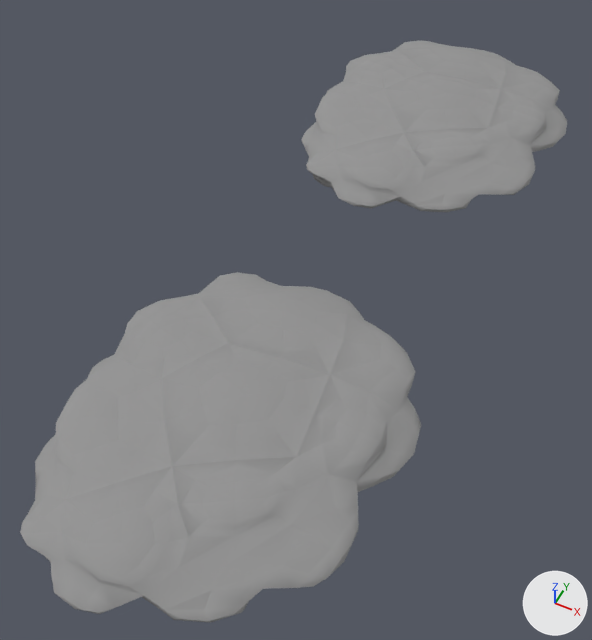
One commit to the glTF model public/models/Level1.glb: the scene before it, then after it.
The view is the same before and after, from a 50 mm camera at (185.0, -255.0, 465.0) aimed at (-24.0, 161.0, -55.0). The lights are fixed; the arrows at lower right show +X, +Y and +Z. Where no turn or scale is listed for an object, it has been applied to the vertices.

In view in the first picture: 'cloud', 'cloud.001'.
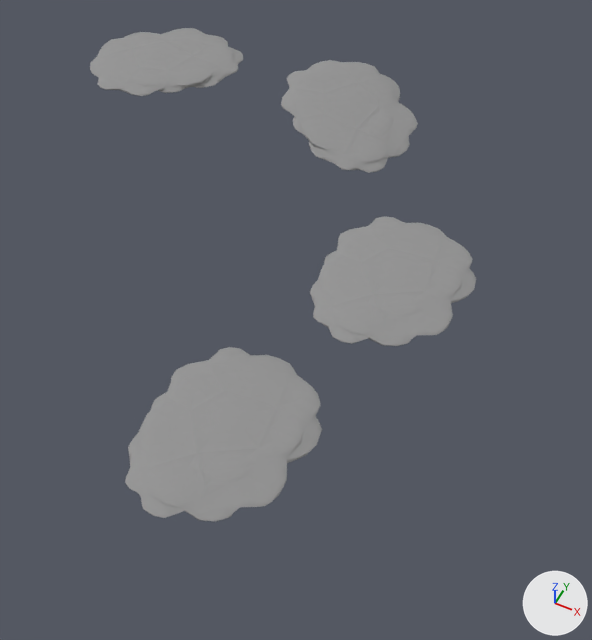
Commit message: plus de nuage

Diff of the bpy script that builds the scene:
```diff
--- a/public/models/Level1.glb.py
+++ b/public/models/Level1.glb.py
@@ mat_default_004 @@
+mat_default_004 = principled_material('%%%DEFAULT.004')
+mat_default_004.base_color = (0.3, 0.3, 0.3)  # grey #959595
+mat_default_004.roughness = 1.0
@@ mat_default_003 @@
+mat_default_003 = principled_material('%%%DEFAULT.003')
+mat_default_003.base_color = (0.3, 0.3, 0.3)  # grey #959595
+mat_default_003.roughness = 1.0
@@ me_cloud_004 @@
+me_cloud_004.from_pydata(...)  # 562 vertices, 1120 faces; spans x -75.1..61.0, y -65.5..71.7, z -13.0..14.6
+me_cloud_004.materials.append(mat_default_004)  # grey #959595
@@ me_cloud_003 @@
+me_cloud_003.from_pydata(...)  # 562 vertices, 1120 faces; spans x -57.0..60.7, y -70.1..78.3, z -4.0..6.7
+me_cloud_003.materials.append(mat_default_003)  # grey #959595
@@ ob_cloud @@
 ob_cloud = bpy.data.objects.new('cloud', me_cloud)
-ob_cloud.location = (0.0, 400.0, 0.0)
+ob_cloud.location = (0.0, 0.0, 0.0)
+ob_cloud.scale = (0.5, 0.5, 0.3)
@@ ob_cloud_001 @@
 ob_cloud_001 = bpy.data.objects.new('cloud.001', me_cloud_001)
-ob_cloud_001.location = (0.0, 0.0, 0.0)
+ob_cloud_001.location = (-250.0, 340.0, 35.0)
+ob_cloud_001.rotation_euler = (0.0, 0.0, 2.269)  # degrees (0, 0, 130)
+ob_cloud_001.scale = (0.5, 0.5, 0.3)
@@ ob_cloud_003 @@
+ob_cloud_003 = bpy.data.objects.new('cloud.003', me_cloud_004)
+ob_cloud_003.location = (-60.0, 350.0, 22.0)
@@ ob_cloud_002 @@
+ob_cloud_002 = bpy.data.objects.new('cloud.002', me_cloud_003)
+ob_cloud_002.location = (50.0, 175.0, 10.0)
```

Boxes (x1, y1, x2, y2) around the edits, measured in the pictures (592 x 640 px):
'cloud.001', moved, turned, rescaled
    before: (20, 272, 421, 623)
    after: (90, 28, 243, 96)
'cloud', moved, rescaled (26% narrower)
    before: (301, 41, 567, 212)
    after: (125, 347, 322, 522)
'cloud.002', added
    after: (310, 216, 476, 346)
'cloud.003', added
    after: (281, 60, 418, 173)
